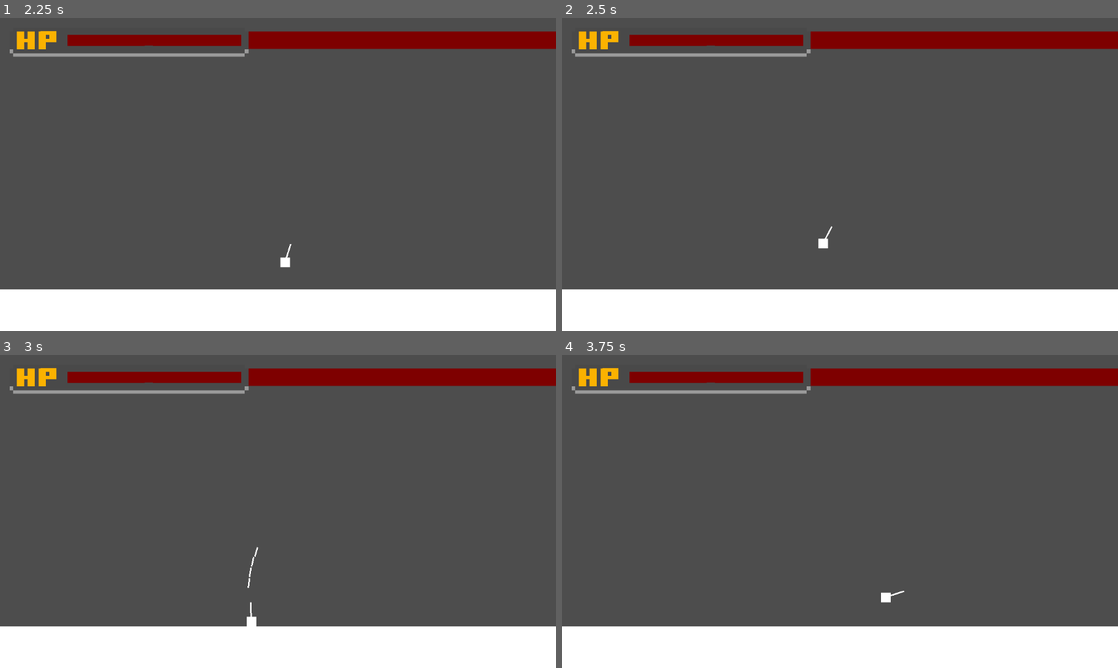
Above: before the commit, frames 1-4 (two rows, left to right).
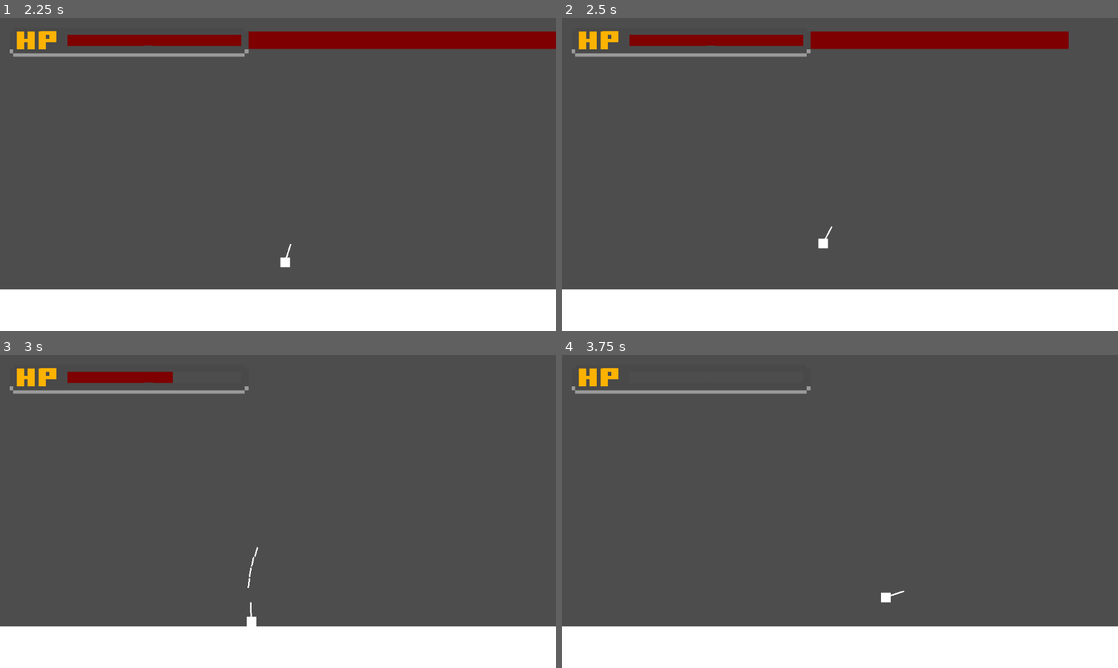
Above: after the commit, the same moments.

Repository: Audxius/Blaze-runner
Game: Godot game, scene res://Scenes/Level1.tscn
Same seed, same stepped clock (60 frames per second), same inputs: the game is played once before the commit and once after it.
Inputs (mouse positions are in pixels of both pictures, inside the frame that each line leads up to):
- Up to frame 1 (2.25 s): tap Enter (enter) at 0.5, 0.6, 1.55, 2.1 s; move the mouse to (400, 158) at 0.52 s; hold G 0.53-1.28 s; hold D 0.53-2.03 s; tap Space at 1.25 s; move the mouse to (166, 190) at 1.27 s; tap G at 1.35 s; move the mouse to (333, 105) at 2.02 s; hold A from 2.03 s (still down); hold G from 2.03 s (still down)
- Up to frame 2 (2.5 s): keep holding A; keep holding G
- Up to frame 3 (3 s): move the mouse to (250, 574) at 2.77 s; release A at 2.78 s; release G at 2.78 s; hold D from 2.78 s (still down); click (250, 574) at 2.85 s
- Up to frame 4 (3.75 s): keep holding D; tap Enter (enter) at 3.05 s; move the mouse to (1006, 558) at 3.52 s; hold G from 3.53 s (still down)

Frame 1 is identical in both runs. In frame 2, 0.5% of the frame differs, in the area x 91-100%, y 4-10%; in frame 3, 3.6%; in frame 4, 4.3%, in the area x 12-100%, y 4-10%.

Commit message:
added damage function

Diff:
--- a/Scenes/hp.gd
+++ b/Scenes/hp.gd
@@ -1,17 +1,14 @@
 extends ColorRect
 
 var hp = 1000;
-
-
-# Called when the node enters the scene tree for the first time.
-func _ready():
-	pass # Replace with function body.
-
 
 # Called every frame. 'delta' is the elapsed time since the previous frame.
 func _process(delta):
 	print(hp)
 	scale.x = hp*0.01
 	if Input.is_key_pressed(KEY_G):
-		if hp>=0:
-			hp-=1
+		damage(10)
+
+func damage(amount):
+	if hp>=0:
+		hp-=amount
